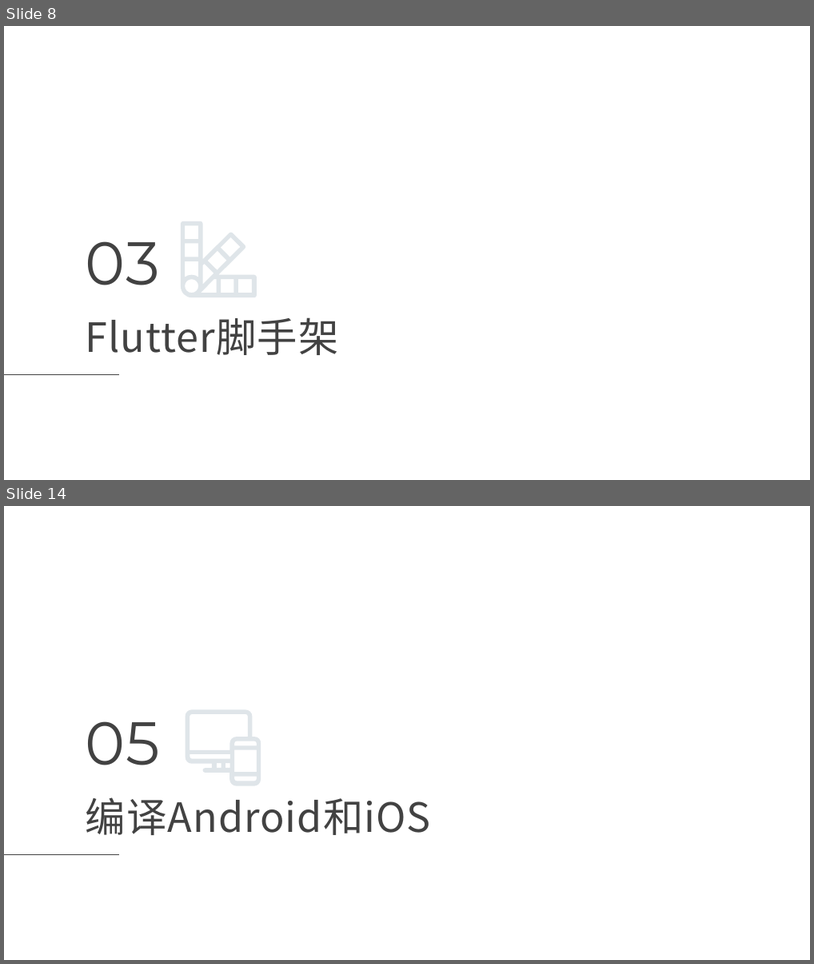
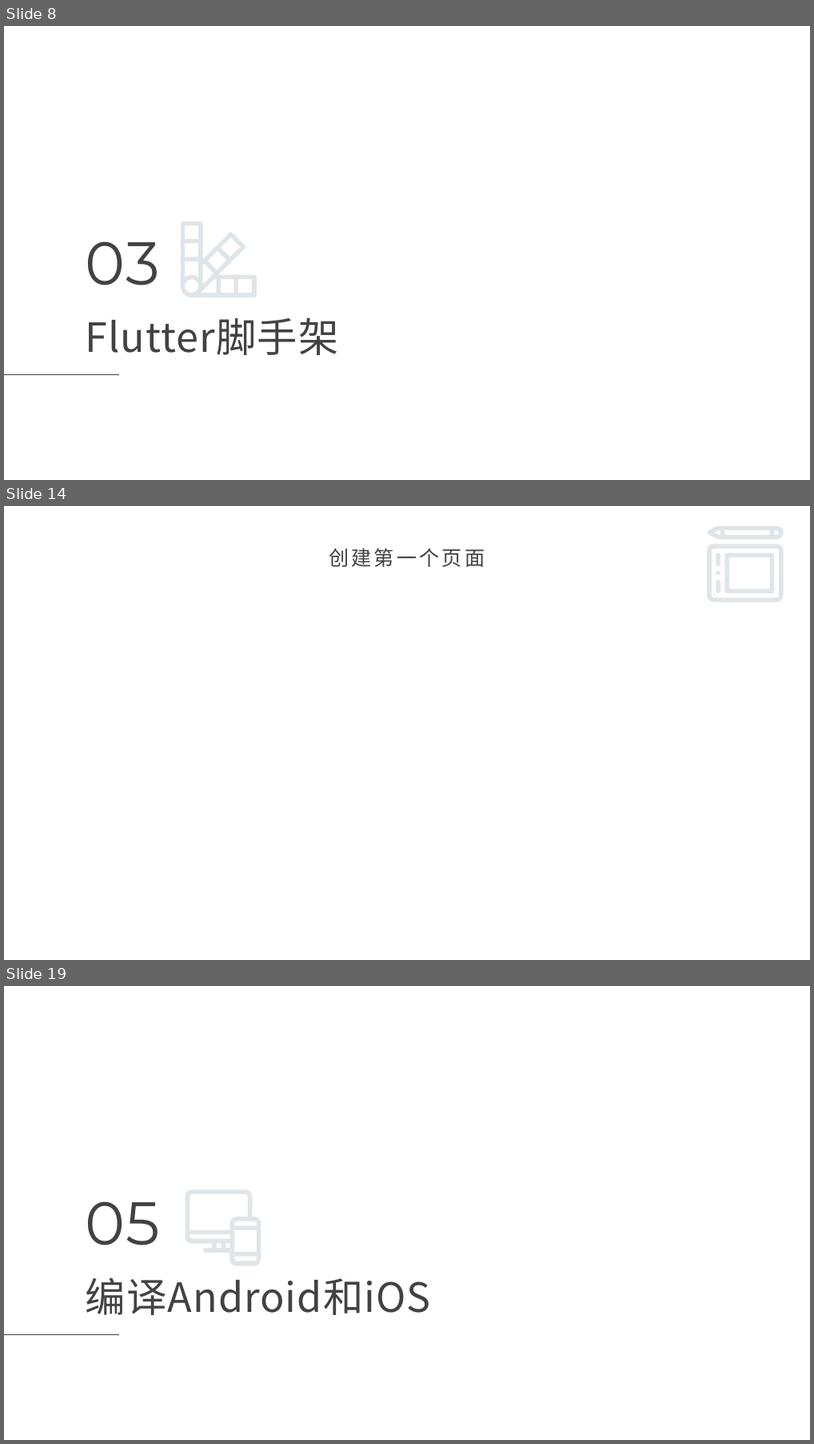
Before and after one commit to maosong-pactera/training-flutter, a slide deck: 移动端Flutter_第1课_如何开始工作？.pptx. Shown one above the other, each under a label of ours: slides 8 and 14 before the commit, slides 8, 14 and 19 after it; the slides between them are not shown. The pictures are 814x964 and 814x1444 pixels, drawn with LibreOffice and Linux fonts; fonts in the diff are those of the drawing; background and template pictures are left out. Boxes give left, top, right and bottom in pixels: in the first picture for what was removed or moved away, otherwise in the second. Text is boxed around its words. In the diff, an @@ line names an element or a change of style, - is before the commit and + after.

Commit message:
完善第一课

```diff
--- a/移动端Flutter_第1课_如何开始工作？.pptx
+++ b/移动端Flutter_第1课_如何开始工作？.pptx
@@ slide 14 added at (4,506,810,960), background picture (left out) @@
@@ title added at (329,548,485,567), 24 pt, text #424242 @@
+创建第一个页面
@@ group added at (707,526,784,602): 6 freeform shapes @@
@@ what was slide 14 is now slide 19 @@
```
Also in this commit, not shown: 7 slides changed, 10 other slides added, 2 slides removed.
